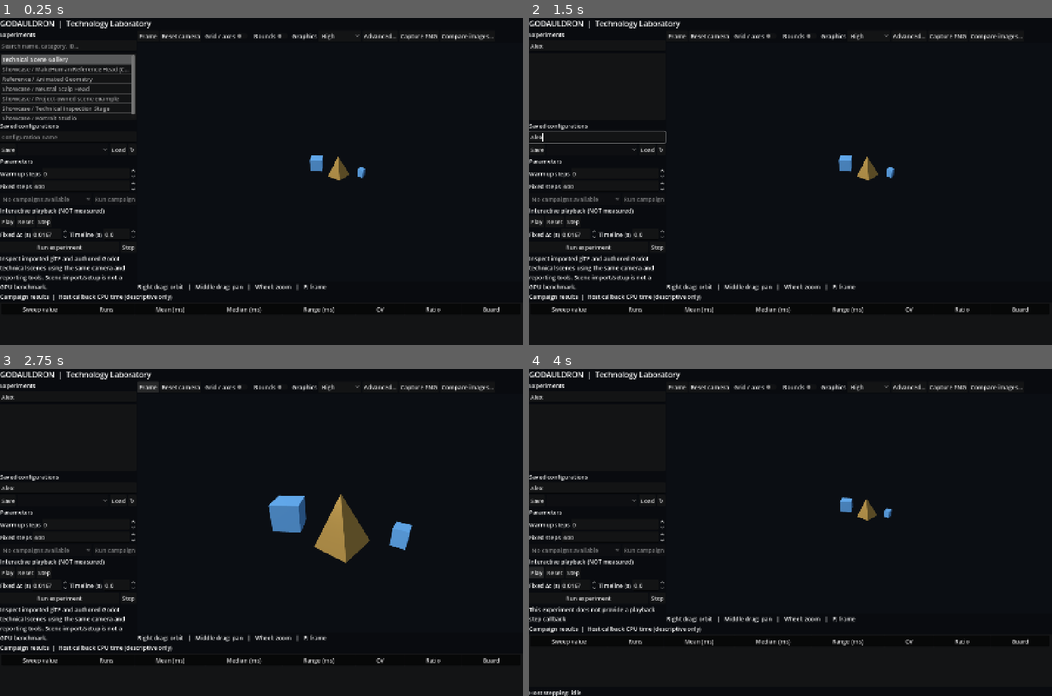
Above: before the commit, frames 1-4 (two rows, left to right).
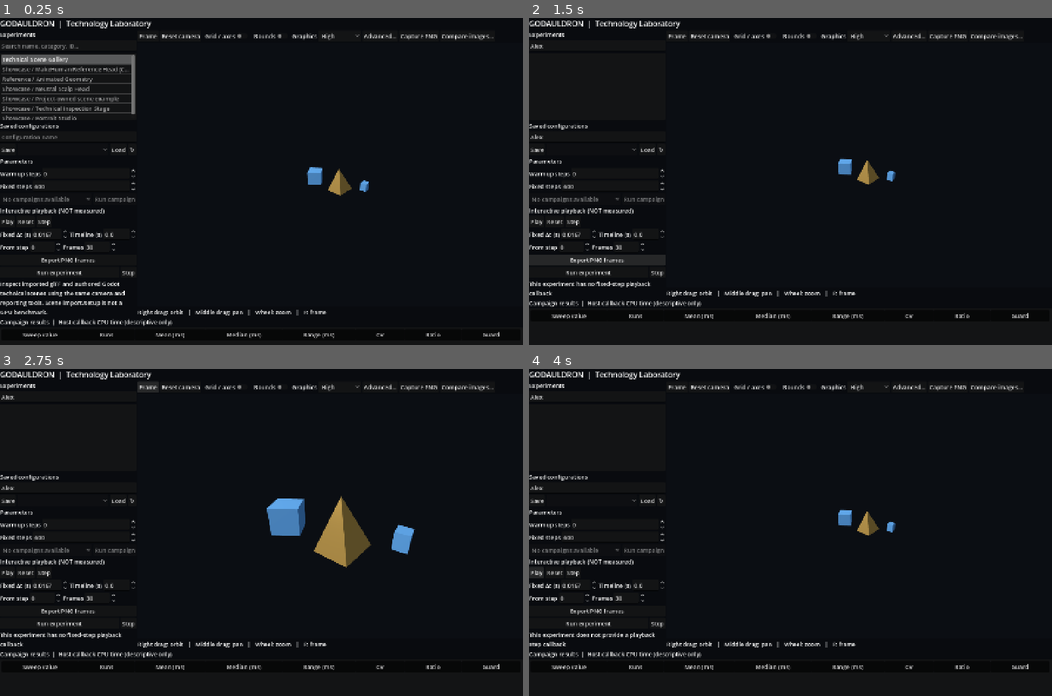
Above: after the commit, the same moments.

Repository: thomthehound/Godauldron
Game: Godot game, scene res://scenes/main.tscn
The game is run twice, just before and just after one commit, with the same random seed, the same clock (stepped at 60 frames per second) and the same inputs.
Inputs (mouse positions are in pixels of both pictures, inside the frame that each line leads up to):
- Up to frame 1 (0.25 s): no input
- Up to frame 2 (1.5 s): click (596, 44) at 0.52 s; type "Alex" at 0.6 s; click (596, 135) at 0.75 s; type "Alex" at 0.83 s; click (596, 259) at 1.25 s, where only the run after the commit has a clickable "Export PNG frames"
- Up to frame 3 (2.75 s): click "Frame" at 2 s
- Up to frame 4 (4 s): click "Reset camera" at 2.75 s; click "Play" at 3.5 s

The runs differ from the first frame. In frame 1, 4.1% of the frame differs, in the area x 0-96%, y 42-98%; in frame 2, 4.1%; in frame 3, 3.9%; in frame 4, 3.4%.

Commit message:
Wire fixed-step PNG sequence export into isolated playback UI

Diff:
--- a/scripts/laboratory.gd
+++ b/scripts/laboratory.gd
@@ -12,6 +12,7 @@
 const InspectionOverlay = preload("res://scripts/inspection_overlay.gd")
 const GraphicsSettings = preload("res://scripts/graphics_settings.gd")
 const ImageCapture = preload("res://scripts/image_capture.gd")
+const FrameSequence = preload("res://scripts/frame_sequence.gd")
 const VisualComparisonWindow = preload("res://scripts/visual_comparison_window.gd")
 const NativeExperimentPackage = preload("res://scripts/native_experiment_package.gd")
 const ExperimentPlayback = preload("res://scripts/experiment_playback.gd")
@@ -25,6 +26,9 @@
 var _playback_button: Button
 var _playback_time_control: SpinBox
 var _playback_delta_control: SpinBox
+var _sequence_start_control: SpinBox
+var _sequence_frames_control: SpinBox
+var _sequence_directory: String = "user://sequences"
 var _controls: Dictionary = {}
 var _active_scene: Node = null
 var _viewport: SubViewport
@@ -231,6 +235,33 @@
 	_playback_time_control.custom_minimum_size = Vector2(90, 0)
 	_playback_time_control.value_changed.connect(_seek_playback)
 	timing_row.add_child(_playback_time_control)
+	var sequence_row := HBoxContainer.new()
+	sidebar.add_child(sequence_row)
+	var first_frame_label := Label.new()
+	first_frame_label.text = "From step"
+	sequence_row.add_child(first_frame_label)
+	_sequence_start_control = SpinBox.new()
+	_sequence_start_control.min_value = 0
+	_sequence_start_control.max_value = 12000
+	_sequence_start_control.step = 1
+	_sequence_start_control.value = 0
+	_sequence_start_control.custom_minimum_size = Vector2(85, 0)
+	sequence_row.add_child(_sequence_start_control)
+	var frames_label := Label.new()
+	frames_label.text = "Frames"
+	sequence_row.add_child(frames_label)
+	_sequence_frames_control = SpinBox.new()
+	_sequence_frames_control.min_value = 1
+	_sequence_frames_control.max_value = FrameSequence.MAX_FRAMES
+	_sequence_frames_control.step = 1
+	_sequence_frames_control.value = 30
+	_sequence_frames_control.custom_minimum_size = Vector2(70, 0)
+	sequence_row.add_child(_sequence_frames_control)
+	var export_frames := Button.new()
+	export_frames.text = "Export PNG frames"
+	export_frames.tooltip_text = "Fixed-step unmeasured frame sequence to user://sequences"
+	export_frames.pressed.connect(_export_frame_sequence)
+	sidebar.add_child(export_frames)
 
 	var buttons := HBoxContainer.new()
 	sidebar.add_child(buttons)
@@ -714,6 +745,108 @@
 		_status.text = "Image captured: " + String(result["image"])
 
 
+
+func _export_frame_sequence() -> void:
+	if _capture_pending or _active_scene == null:
+		_status.text = "A capture is already active or no experiment is selected"
+		return
+	if _has_active_run() or _campaign != null:
+		_status.text = "Finish the active benchmark or campaign before exporting frames"
+		return
+	if _comparison_window != null and (_comparison_window.visible or bool(_comparison_window.call("analysis_busy"))):
+		_status.text = "Close image comparison before exporting frames"
+		return
+	if not _active_scene.has_method("godauldron_step"):
+		_status.text = "This experiment has no fixed-step playback callback"
+		return
+	if not _active_scene.has_method("godauldron_setup") and not _active_scene.has_method("godauldron_preview"):
+		_status.text = "This experiment cannot reset for frame export"
+		return
+	var first_step: int = int(_sequence_start_control.value)
+	var frame_count: int = int(_sequence_frames_control.value)
+	if first_step > ExperimentPlayback.MAX_REPLAY_STEPS and not _active_scene.has_method("godauldron_seek"):
+		_status.text = "Start step exceeds bounded playback replay limit"
+		return
+	var source_scene: Node = _active_scene
+	var parameters: Dictionary = _collect_parameters()
+	var camera: Camera3D = _viewport.get_camera_3d()
+	var camera_state := {}
+	if camera != null:
+		camera_state = {
+			"position": [camera.global_position.x, camera.global_position.y, camera.global_position.z],
+			"rotation_degrees": [camera.global_rotation_degrees.x, camera.global_rotation_degrees.y, camera.global_rotation_degrees.z],
+			"projection": camera.projection, "fov": camera.fov
+		}
+	var metadata: Dictionary = {
+		"experiment_id": String(_manifest.get("id", "")),
+		"parameters": parameters.duplicate(true),
+		"visualization_path": NativeExperimentPackage.display_path(_manifest),
+		"graphics": GraphicsSettings.read(_viewport, GraphicsSettings.owned_keys(source_scene, _manifest)),
+		"camera_at_start": camera_state,
+		"viewport_size": [_viewport.size.x, _viewport.size.y],
+		"inspection": {"grid_overlay": _inspection_grid_enabled, "bounds_overlay": _inspection_bounds_enabled},
+		"engine": Engine.get_version_info(),
+		"os": OS.get_name(),
+		"capture_is_not_a_benchmark": true
+	}
+	_capture_sequence += 1
+	var stem: String = "sequence_%s_p%d_%d" % [
+		Time.get_datetime_string_from_system().replace(":", "-"),
+		OS.get_process_id(), _capture_sequence
+	]
+	var writer = FrameSequence.new()
+	var began: Dictionary = writer.begin(
+		_sequence_directory, stem, first_step, frame_count, _playback_delta_control.value, metadata
+	)
+	if not bool(began.get("ok", false)):
+		_status.text = "Sequence failed: " + String(began.get("error", "Unknown error"))
+		return
+	_capture_pending = true
+	_playback.pause()
+	_playback.bind(source_scene, parameters, _playback_delta_control.value)
+	var error: String = ""
+	if not _playback.reset() or not _playback.seek(first_step):
+		error = "Unable to reset/seek experiment playback"
+	for i in range(frame_count):
+		if not error.is_empty():
+			break
+		if i > 0 and not _playback.step():
+			error = "Fixed-step playback failed at frame %d" % i
+			break
+		await RenderingServer.frame_post_draw
+		if not is_instance_valid(source_scene) or _active_scene != source_scene:
+			error = "Experiment changed during export"
+			break
+		var texture: ViewportTexture = _viewport.get_texture()
+		if texture == null:
+			error = "Viewport texture unavailable"
+			break
+		var observed: Dictionary = _capture_provider_state(source_scene)
+		var active_camera: Camera3D = _viewport.get_camera_3d()
+		if active_camera != null:
+			observed["camera_position"] = [
+				active_camera.global_position.x, active_camera.global_position.y, active_camera.global_position.z
+			]
+			observed["camera_rotation_degrees"] = [
+				active_camera.global_rotation_degrees.x, active_camera.global_rotation_degrees.y, active_camera.global_rotation_degrees.z
+			]
+		var written: Dictionary = writer.write_frame(texture.get_image(), i, observed)
+		if not bool(written.get("ok", false)):
+			error = String(written.get("error", "Frame write failed"))
+			break
+		_status.text = "Exporting fixed-step frame %d/%d" % [i + 1, frame_count]
+	var result: Dictionary = writer.finish(error)
+	_capture_pending = false
+	_playback_accumulator = 0.0
+	_update_playback_ui()
+	if not bool(result.get("ok", false)):
+		_status.text = "Sequence manifest failed: " + String(result.get("error", "Unknown error"))
+	elif not error.is_empty():
+		_status.text = "Incomplete sequence (%d frames): %s" % [int(result["frames"]), error]
+	else:
+		_status.text = "Exported %d PNG frames: %s" % [frame_count, String(result["directory"])]
+
+
 func _discover() -> void:
 	_experiments.clear()
 	_catalog_visible.clear()
@@ -768,6 +901,10 @@
 
 
 func _select_experiment(index: int) -> void:
+	if _capture_pending:
+		_status.text = "Cannot change experiments during capture"
+		_select_visible_current()
+		return
 	if index < 0 or index >= _experiments.size():
 		return
 	# Native packages are optional and installed alongside their manifest.
@@ -850,6 +987,9 @@
 
 
 func _preview_active_scene() -> void:
+	if _capture_pending:
+		_status.text = "Cannot change parameters during capture"
+		return
 	# Choice changes affect live scene content. Finalize the current run and
 	# capture its original metrics BEFORE swapping any experiment asset.
 	# This also cancels active campaigns, which must not continue with a new asset.
@@ -906,6 +1046,8 @@
 
 
 func _frame_inspection() -> void:
+	if _capture_pending:
+		return
 	if _camera_inspector == null or _active_scene == null:
 		return
 	_inspection_bounds = InspectionCamera.scene_bounds(_active_scene)
@@ -915,6 +1057,8 @@
 
 
 func _reset_inspection() -> void:
+	if _capture_pending:
+		return
 	if _camera_inspector == null:
 		return
 	_camera_inspector.reset()
@@ -934,6 +1078,8 @@
 
 
 func _on_inspection_input(event: InputEvent) -> void:
+	if _capture_pending:
+		return
 	if _camera_inspector == null:
 		return
 	if event is InputEventMouseButton:
@@ -1150,6 +1296,11 @@
 
 
 func _on_playback_delta_changed(value: float) -> void:
+	if _capture_pending:
+		_playback_delta_control.set_block_signals(true)
+		_playback_delta_control.value = _playback.step_seconds
+		_playback_delta_control.set_block_signals(false)
+		return
 	if _has_active_run():
 		_playback_delta_control.set_block_signals(true)
 		_playback_delta_control.value = _playback.step_seconds
